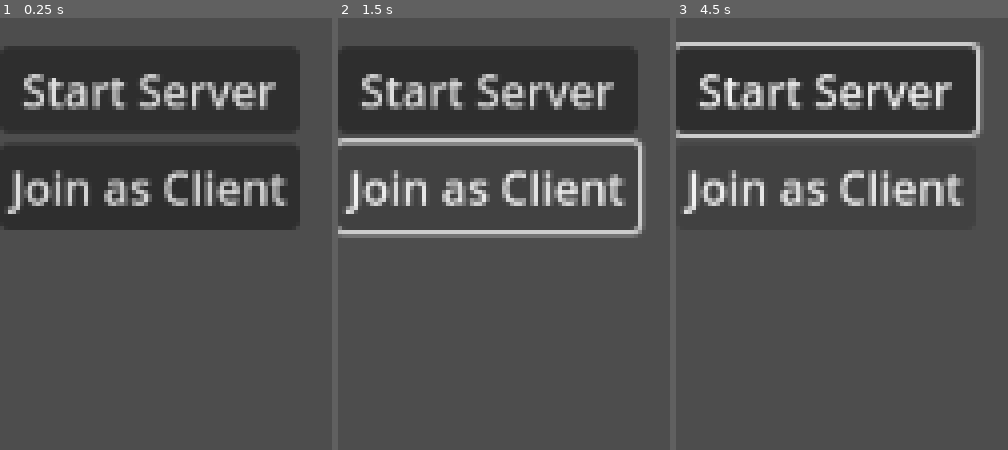
Above: before the commit, frames 1-3 (left to right).
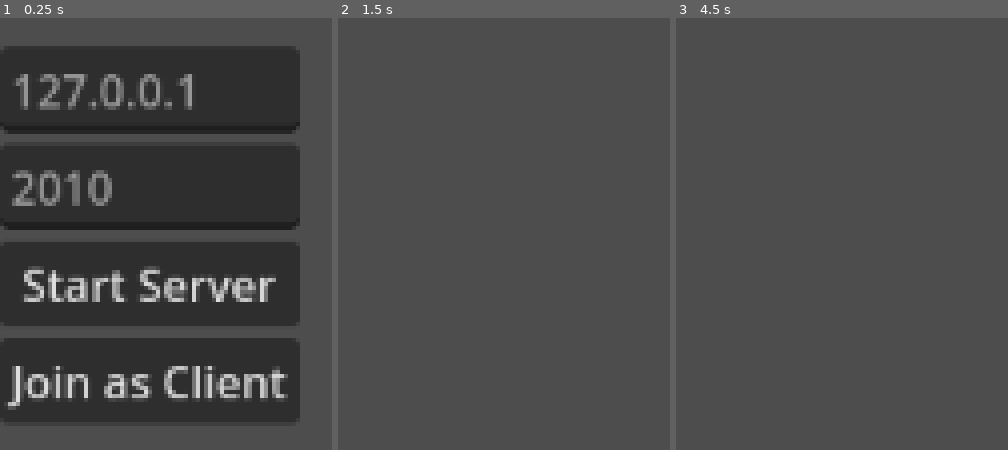
Above: after the commit, the same moments.

Repository: polarbearsam/spaceship-bridge
Game: Godot game, scene res://menu.tscn
Same seed, same stepped clock (60 frames per second), same inputs: the game is played once before the commit and once after it. Before the commit the project starts from res://world.tscn. The engine's default icon, where the game draws it, is replaced by a stand-in: a white triangle on a blue panel in a dark square.
Inputs (mouse positions are in pixels of both pictures, inside the frame that each line leads up to):
- Up to frame 1 (0.25 s): no input
- Up to frame 2 (1.5 s): click "Start Server" at 0.5 s; click (487, 186) at 1.25 s, where only the run before the commit has a clickable "Join as Client"
- Up to frame 3 (4.5 s): hold Right (ui_right) 2.03-2.78 s; hold Down (ui_down) 2.78-3.53 s; hold Right (ui_right) 3.53-4.28 s; hold Up (ui_up) from 4.28 s (still down)

The runs differ from the first frame. In frame 1, 40% of the frame differs, in the area x 0-91%, y 12-94%; in frame 2, 24%; in frame 3, 21%.

Commit message:
Some interpolation work

Diff:
--- a/control.gd
+++ b/control.gd
@@ -7,3 +7,11 @@
 
 func _on_client_pressed() -> void:
 	Networking_Handler.start_client()
+
+
+func _on_port_text_changed(new_text: String) -> void:
+	Networking_Handler.port = int(new_text)
+
+
+func _on_ip_text_changed(new_text: String) -> void:
+	Networking_Handler.ip_address = new_text
--- /dev/null
+++ b/menu.gd
@@ -0,0 +1,10 @@
+extends Node2D
+
+
+# Called when the node enters the scene tree for the first time.
+func _ready() -> void:
+	Networking_Handler.connect("server_connecting", _server_connecting)
+
+
+func _server_connecting():
+	get_tree().change_scene_to_file("res://world.tscn")
--- a/menu.tscn
+++ b/menu.tscn
@@ -1,8 +1,10 @@
-[gd_scene load_steps=2 format=3 uid="uid://hd0qp5jqfkrx"]
+[gd_scene load_steps=3 format=3 uid="uid://hd0qp5jqfkrx"]
 
 [ext_resource type="Script" uid="uid://dwllcxuoxf3kl" path="res://control.gd" id="1_lti8b"]
+[ext_resource type="Script" uid="uid://cy1onp4dv8iu2" path="res://menu.gd" id="1_ouk20"]
 
 [node name="Menu" type="Node2D"]
+script = ExtResource("1_ouk20")
 
 [node name="Control" type="Control" parent="."]
 layout_mode = 3
@@ -17,6 +19,22 @@
 offset_right = 108.0
 offset_bottom = 66.0
 
+[node name="IP" type="LineEdit" parent="Control/VBoxContainer"]
+layout_mode = 2
+tooltip_text = "IP Address"
+placeholder_text = "127.0.0.1"
+max_length = 15
+emoji_menu_enabled = false
+virtual_keyboard_type = 3
+
+[node name="Port" type="LineEdit" parent="Control/VBoxContainer"]
+layout_mode = 2
+tooltip_text = "Port"
+placeholder_text = "2010"
+max_length = 5
+emoji_menu_enabled = false
+virtual_keyboard_type = 2
+
 [node name="Server" type="Button" parent="Control/VBoxContainer"]
 layout_mode = 2
 text = "Start Server"
@@ -25,5 +43,7 @@
 layout_mode = 2
 text = "Join as Client"
 
+[connection signal="text_changed" from="Control/VBoxContainer/IP" to="Control" method="_on_ip_text_changed"]
+[connection signal="text_changed" from="Control/VBoxContainer/Port" to="Control" method="_on_port_text_changed"]
 [connection signal="pressed" from="Control/VBoxContainer/Server" to="Control" method="_on_server_pressed"]
 [connection signal="pressed" from="Control/VBoxContainer/Client" to="Control" method="_on_client_pressed"]
--- a/networking_handler.gd
+++ b/networking_handler.gd
@@ -2,8 +2,10 @@
 
 signal player_connected(peer_id)
 signal player_disconnected(peer_id)
+signal server_connecting()
+signal server_disconnected()
 
-@export var ip_address: String = "localhost"
+@export var ip_address: String = "127.0.0.1"
 @export var port: int = 2010
 @export var max_clients: int = 5
 
@@ -27,14 +29,17 @@
 	player_disconnected.emit(peer_id)
 
 func _server_connected() -> void:
+	#server_connected.emit()
 	print("Connected to server!")
 
 func _connection_failed() -> void:
 	_remove_multiplayer_peer()
+	server_disconnected.emit()
 	print("Failed to connect to server!")
 
 func _server_disconnected() -> void:
 	_remove_multiplayer_peer()
+	server_disconnected.emit()
 	print("Server disconnected!")
 
 func _remove_multiplayer_peer():
@@ -45,6 +50,7 @@
 	peer = ENetMultiplayerPeer.new()
 	peer.create_server(port, max_clients)
 	multiplayer.multiplayer_peer = peer
+	server_connecting.emit()
 	print("Server started on " + ip_address + ":" + str(port))
 
 func start_client() -> void:
@@ -52,6 +58,7 @@
 	peer = ENetMultiplayerPeer.new()
 	if peer.create_client(ip_address, port) == Error.OK:
 		multiplayer.multiplayer_peer = peer
+		server_connecting.emit()
 		print("Connecting...")
 	else:
 		print("Failed to create client!")
--- a/player.gd
+++ b/player.gd
@@ -2,14 +2,41 @@
 
 
 @export var speed = 300.0
+var new_pos : Vector2
 
 func _enter_tree() -> void:
 	set_multiplayer_authority(name.to_int())
+	#pass
 
+#@rpc("any_peer", "call_remote", "reliable")
+#func update_vec(vector: Vector2) -> void:
+#	print("Function Called!")
+#	if !multiplayer.is_server(): return
+#	if multiplayer.get_remote_sender_id() != name.to_int():
+#		print("Wrong player!")
+#		print(multiplayer.get_remote_sender_id())
+#		print(name.to_int())
+#		return
+#	velocity = vector * speed
+#	move_and_slide()
+#	print("Sending updated position")
+#	update_pos.rpc(position)
+
+#@rpc("authority", "call_remote", "unreliable_ordered")
+#func update_pos(pos: Vector2) -> void:
+#	print("Received new position")
+#	new_pos = pos
 
 func _physics_process(delta: float) -> void:
-	if !is_multiplayer_authority(): return
-
-	velocity = Input.get_vector("ui_left", "ui_right", "ui_up", "ui_down") * speed
-
-	move_and_slide()
+	if is_multiplayer_authority():
+	#if name.to_int() != multiplayer.get_unique_id():
+	#	if new_pos:
+	#		print("Interpolating")
+	#		position = position.lerp(new_pos, delta)
+	#else:
+		var vector = Input.get_vector("ui_left", "ui_right", "ui_up", "ui_down")
+		if vector != Vector2(0,0):
+	#		print("Moving!")
+	#		update_vec.rpc(vector)
+			velocity = vector * speed
+			move_and_slide()
--- a/player.tscn
+++ b/player.tscn
@@ -3,25 +3,26 @@
 [ext_resource type="Script" uid="uid://ckx6mok5se7y3" path="res://player.gd" id="1_onrkg"]
 [ext_resource type="Texture2D" uid="uid://de3gcs81a03m2" path="res://icon.svg" id="2_i3pqv"]
 
-[sub_resource type="SceneReplicationConfig" id="SceneReplicationConfig_hqtel"]
+[sub_resource type="RectangleShape2D" id="RectangleShape2D_sweqy"]
+size = Vector2(120, 118)
+
+[sub_resource type="SceneReplicationConfig" id="SceneReplicationConfig_onrkg"]
 properties/0/path = NodePath(".:position")
 properties/0/spawn = true
 properties/0/replication_mode = 1
 
-[sub_resource type="RectangleShape2D" id="RectangleShape2D_sweqy"]
-size = Vector2(129, 128)
-
 [node name="Player" type="CharacterBody2D"]
+platform_floor_layers = 4294967040
 script = ExtResource("1_onrkg")
 
 [node name="Icon" type="Sprite2D" parent="."]
 position = Vector2(64, 68)
 texture = ExtResource("2_i3pqv")
 
+[node name="CollisionShape2D" type="CollisionShape2D" parent="."]
+position = Vector2(64, 68)
+shape = SubResource("RectangleShape2D_sweqy")
+
 [node name="MultiplayerSynchronizer" type="MultiplayerSynchronizer" parent="."]
-replication_config = SubResource("SceneReplicationConfig_hqtel")
+replication_config = SubResource("SceneReplicationConfig_onrkg")
 visibility_update_mode = 1
-
-[node name="CollisionShape2D" type="CollisionShape2D" parent="."]
-position = Vector2(63.5, 68)
-shape = SubResource("RectangleShape2D_sweqy")
--- a/project.godot
+++ b/project.godot
@@ -11,7 +11,7 @@
 [application]
 
 config/name="Spaceship Bridge"
-run/main_scene="uid://cnf5jqhk7ch68"
+run/main_scene="uid://hd0qp5jqfkrx"
 config/features=PackedStringArray("4.5", "GL Compatibility")
 config/icon="res://icon.svg"
 
--- /dev/null
+++ b/world.gd
@@ -0,0 +1,10 @@
+extends Node2D
+
+
+# Called when the node enters the scene tree for the first time.
+func _ready() -> void:
+	Networking_Handler.connect("server_disconnected", _server_disconnected)
+
+
+func _server_disconnected():
+	get_tree().change_scene_to_file("res://menu.tscn")
--- a/world.tscn
+++ b/world.tscn
@@ -1,37 +1,14 @@
 [gd_scene load_steps=4 format=3 uid="uid://cnf5jqhk7ch68"]
 
-[ext_resource type="Script" uid="uid://dwllcxuoxf3kl" path="res://control.gd" id="1_tlwt5"]
+[ext_resource type="Script" uid="uid://to4w3vkryfwt" path="res://world.gd" id="1_tlwt5"]
 [ext_resource type="Script" uid="uid://c6rcacymgunpa" path="res://multiplayer_spawner.gd" id="2_aqk2v"]
 [ext_resource type="PackedScene" uid="uid://c7bl8fdblwd2w" path="res://player.tscn" id="3_036b0"]
 
 [node name="World" type="Node2D"]
+script = ExtResource("1_tlwt5")
 
 [node name="MultiplayerSpawner" type="MultiplayerSpawner" parent="."]
 _spawnable_scenes = PackedStringArray("uid://c7bl8fdblwd2w")
 spawn_path = NodePath("..")
 script = ExtResource("2_aqk2v")
 network_player = ExtResource("3_036b0")
-
-[node name="Control" type="Control" parent="."]
-layout_mode = 3
-anchors_preset = 0
-offset_top = 35.0
-offset_right = 40.0
-offset_bottom = 75.0
-script = ExtResource("1_tlwt5")
-
-[node name="VBoxContainer" type="VBoxContainer" parent="Control"]
-layout_mode = 0
-offset_right = 108.0
-offset_bottom = 66.0
-
-[node name="Server" type="Button" parent="Control/VBoxContainer"]
-layout_mode = 2
-text = "Start Server"
-
-[node name="Client" type="Button" parent="Control/VBoxContainer"]
-layout_mode = 2
-text = "Join as Client"
-
-[connection signal="pressed" from="Control/VBoxContainer/Server" to="Control" method="_on_server_pressed"]
-[connection signal="pressed" from="Control/VBoxContainer/Client" to="Control" method="_on_client_pressed"]
Not shown, added: menu.gd.uid
Not shown, changed: networking_handler.gd.uid
Not shown, added: world.gd.uid
